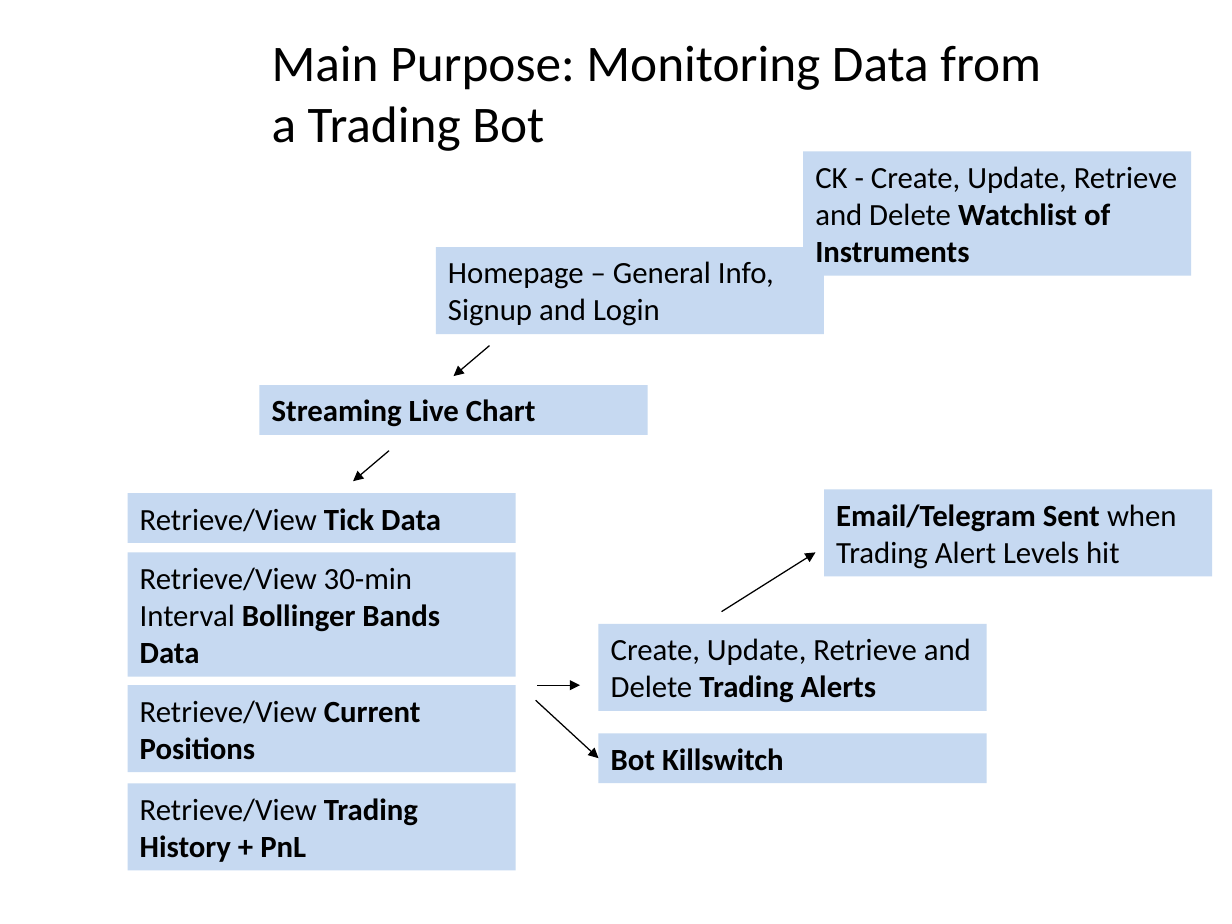
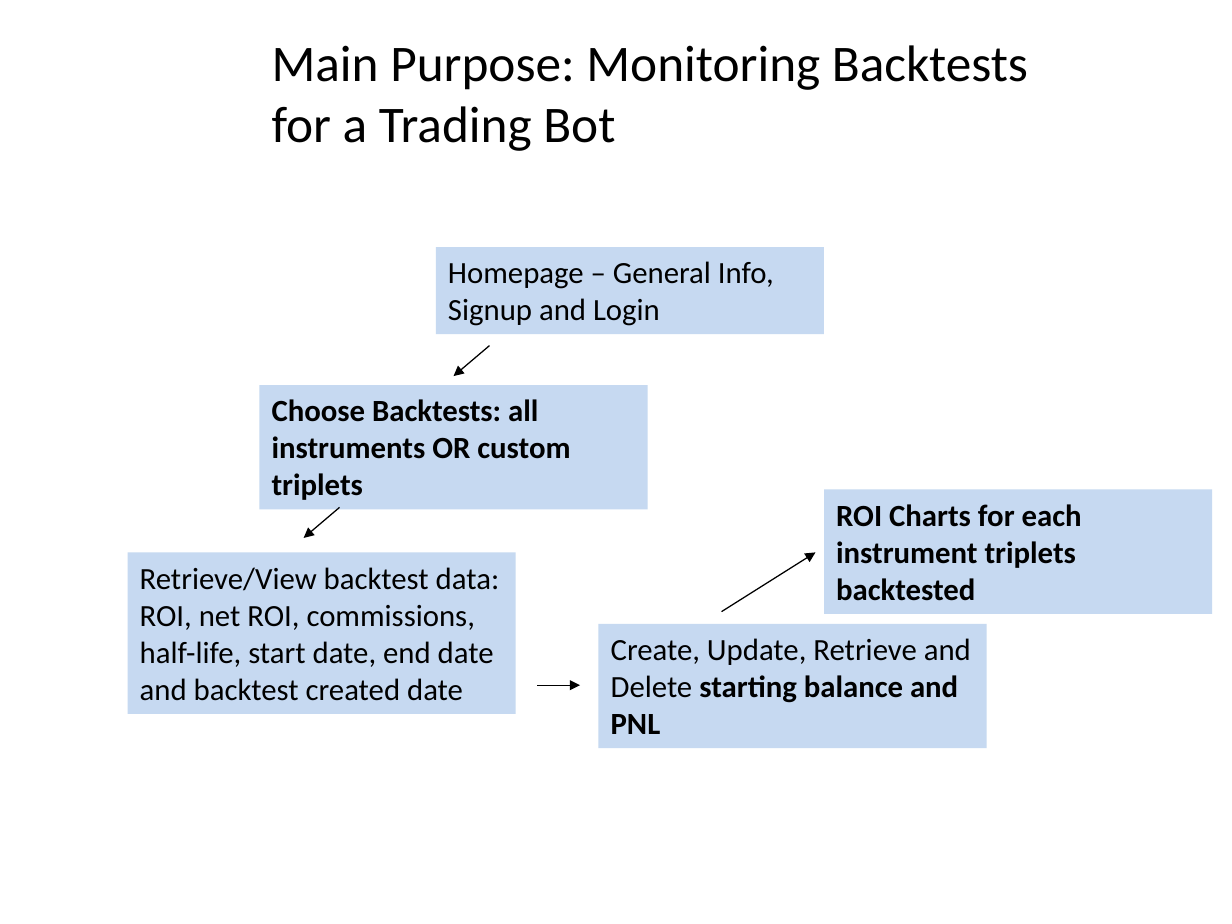
Before and after one commit to chevalier88/graybot-app-public, a slide deck: slide 1 of ideation_docs/01-iphone-wireframe-template.pptx. Drawn at 1232x924 pixels with LibreOffice and Linux fonts; fonts in the diff are those of the drawing. Boxes give left, top, right and bottom in pixels: in the first picture for what was removed or moved away, otherwise in the second. Text is boxed around its words. In the diff, an @@ line names an element or a change of style, - is before the commit and + after.

```diff
--- a/ideation_docs/01-iphone-wireframe-template.pptx
+++ b/ideation_docs/01-iphone-wireframe-template.pptx
@@ text at (x1=272, y1=45, x2=1028, y2=151): text changed @@
-Main Purpose: Monitoring Data from a Trading Bot
+Main Purpose: Monitoring Backtests for a Trading Bot
@@ rectangle removed at (x1=803, y1=152, x2=1191, y2=276) @@
-CK - Create, Update, Retrieve and Delete Watchlist of Instruments
@@ rectangle "Choose Backtests: all instruments OR ..." resized from (x1=260, y1=386, x2=648, y2=435) to (x1=260, y1=386, x2=648, y2=510) @@
@@ text in rectangle at (x1=272, y1=399, x2=570, y2=500): text changed @@
-Streaming Live Chart
+Choose Backtests: all instruments OR custom triplets
@@ rectangle removed at (x1=128, y1=493, x2=516, y2=542) @@
-Retrieve/View Tick Data
@@ arrow moved from (389, 451) - (354, 482) to (340, 508) - (303, 538) @@
@@ rectangle "ROI Charts for each instrument ..." resized from (x1=824, y1=489, x2=1212, y2=577) to (x1=824, y1=489, x2=1212, y2=614) @@
@@ text in rectangle at (x1=836, y1=504, x2=1082, y2=601): text changed; bold on @@
-Email/Telegram Sent when Trading Alert Levels hit
+ROI Charts for each instrument triplets backtested
@@ rectangle "Retrieve/View backtest data: ROI, net ..." resized from (x1=128, y1=552, x2=516, y2=676) to (x1=128, y1=552, x2=516, y2=713) @@
@@ text in rectangle at (x1=140, y1=567, x2=500, y2=701): text changed @@
-Retrieve/View 30-min Interval Bollinger Bands Data
+Retrieve/View backtest data: ROI, net ROI, commissions, half-life, start date, end date and backtest created date
@@ rectangle "Create, Update, Retrieve and Delete ..." resized from (x1=599, y1=623, x2=987, y2=711) to (x1=599, y1=623, x2=987, y2=748) @@
@@ text in rectangle at (x1=611, y1=638, x2=971, y2=734): text changed @@
-Create, Update, Retrieve and Delete Trading Alerts
+Create, Update, Retrieve and Delete starting balance and PNL
@@ rectangle removed at (x1=128, y1=685, x2=516, y2=772) @@
-Retrieve/View Current Positions
@@ arrow removed from (536, 700) to (599, 758) @@
@@ rectangle removed at (x1=599, y1=733, x2=987, y2=782) @@
-Bot Killswitch
@@ rectangle removed at (x1=128, y1=784, x2=516, y2=871) @@
-Retrieve/View Trading History + PnL
```
Also in this commit, not shown: 3 other files.
